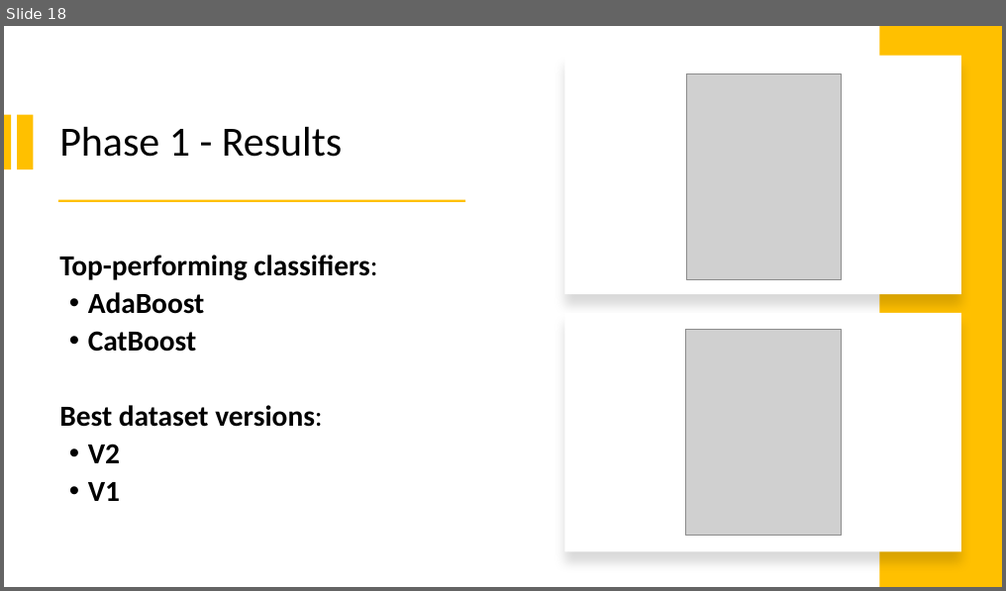
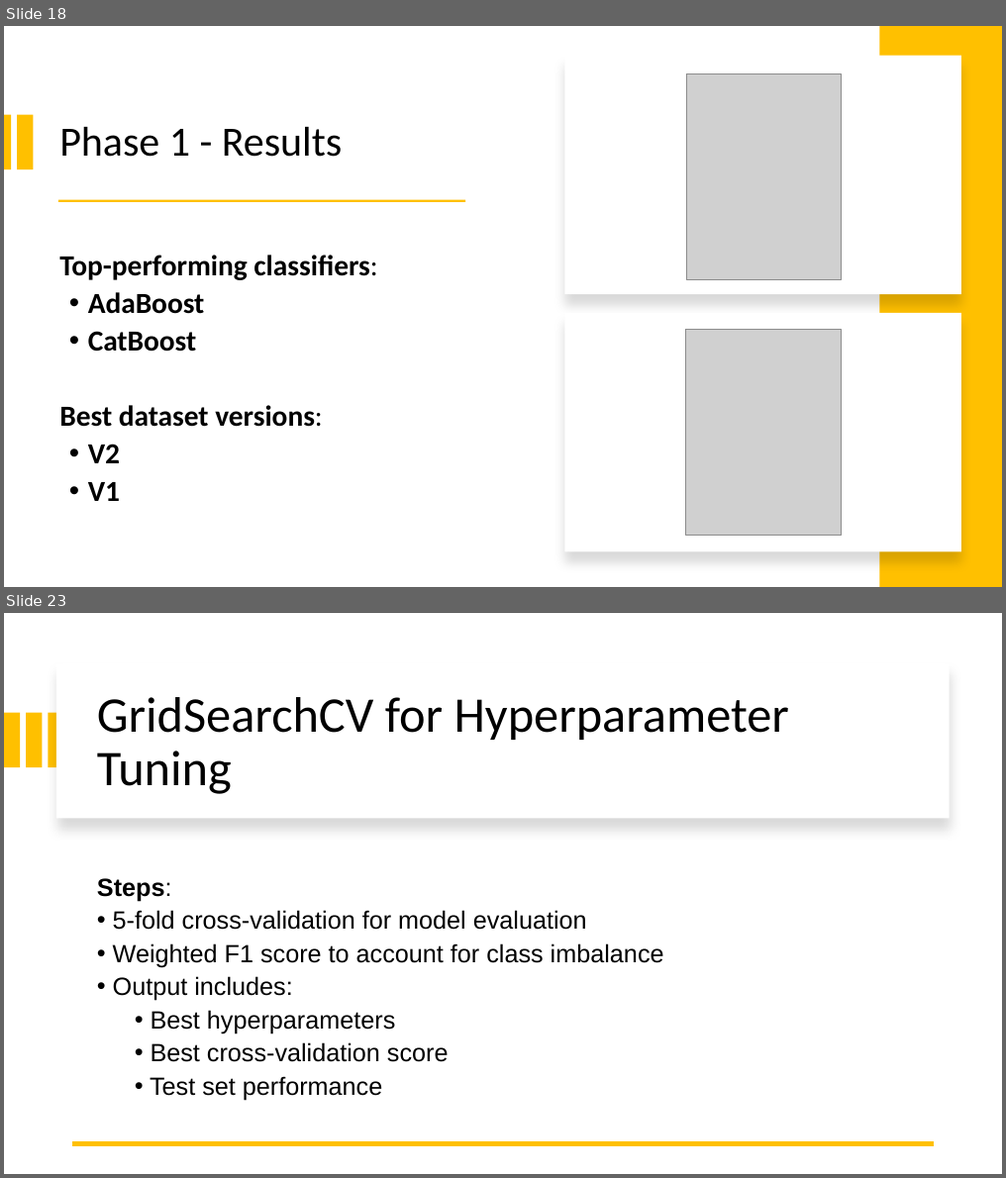
Before and after one commit to ileontios03/EPL448_Project, a slide deck: presentation.pptx. Shown one above the other, each under a label of ours: slide 18 before the commit, slides 18 and 23 after it; the slides between them are not shown. The pictures are 1006x591 and 1006x1178 pixels, drawn with LibreOffice and Linux fonts; fonts in the diff are those of the drawing; grey boxes stand for pictures. Boxes give left, top, right and bottom in pixels: in the first picture for what was removed or moved away, otherwise in the second. Text is boxed around its words. In the diff, an @@ line names an element or a change of style, - is before the commit and + after.

```diff
--- a/presentation.pptx
+++ b/presentation.pptx
@@ slide 23 added at box(4, 613, 1002, 1174), background #FFFFFF @@
@@ rectangle added at box(56, 663, 949, 818), fill #FFFFFF @@
@@ title added at box(97, 697, 789, 794), 48 pt, text #000000 @@
+GridSearchCV for Hyperparameter Tuning
@@ rectangle added at box(4, 713, 20, 768), fill #FFC000 @@
@@ rectangle added at box(26, 713, 42, 768), fill #FFC000 @@
@@ rectangle added at box(49, 713, 63, 768), fill #FFC000 @@
@@ text added at box(97, 878, 664, 1101), 24 pt, text #000000 @@
+Steps:
+• 5-fold cross-validation for model evaluation
+• Weighted F1 score to account for class imbalance
+• Output includes:
+  • Best hyperparameters
+  • Best cross-validation score
+  • Test set performance
@@ line added from (934, 1144) to (73, 1144), #FFC000 4.5 pt @@
```
Also in this commit, not shown: 4 other slides added.
